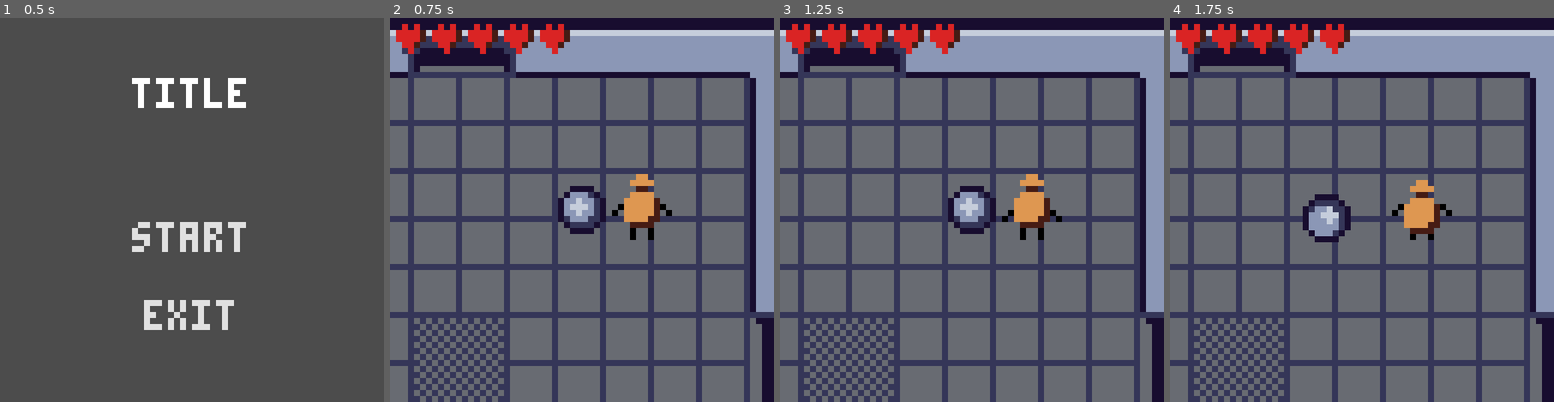
Above: before the commit, frames 1-4 (left to right).
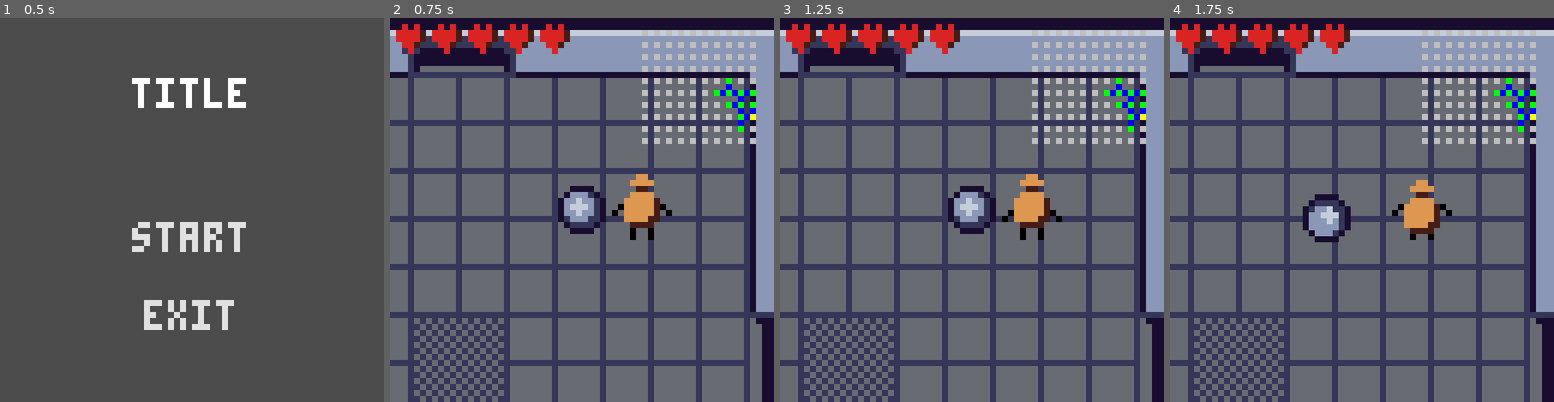
Above: after the commit, the same moments.

Repository: svntax/LowRezJam2020
Game: Godot game, scene res://Main.tscn
Two runs of this game, one before a commit and one after it. Both use one fixed random seed, a clock stepped at 60 frames per second and the inputs below.
Inputs (mouse positions are in pixels of both pictures, inside the frame that each line leads up to):
- Up to frame 1 (0.5 s): no input
- Up to frame 2 (0.75 s): click "START" at 0.5 s
- Up to frame 3 (1.25 s): no input
- Up to frame 4 (1.75 s): move the mouse to (1446, 190) at 1.27 s; click (1446, 190) at 1.35 s

Frame 1 is identical in both runs. In frame 2, 2.7% of the frame differs, in the area x 65-96%, y 3-33%; in frame 3, 2.7%; in frame 4, 2.7%.

Commit message:
Finished base dungeon generation. Added pause menu and debug minimap.

Diff:
--- a/Gameplay.gd
+++ b/Gameplay.gd
@@ -1,10 +1,21 @@
 extends Node2D
 
+const ROOM_TILES_SIZE = 16 # In tiles
+const ROOM_SIZE = ROOM_TILES_SIZE * 8
+
 onready var dungeon = null
+onready var minimap = $UILayer/Minimap
+onready var pause_menu = $UILayer/PauseMenu
+onready var player = $Player
 
 func _ready():
 	generate_dungeon()
-	print(dungeon.root.get_cell_position())
+	minimap.set_dungeon_reference(dungeon)
+
+func _process(_delta):
+	if Input.is_action_just_pressed("ui_cancel"):
+		pause_menu.show()
+		get_tree().paused = true
 
 # Dungeons are limited to a 10x10 cell size
 func generate_dungeon():
@@ -14,6 +25,11 @@
 	var starting_room = Vector2(randi() % dungeon_width, randi() % dungeon_height)
 	dungeon = GridTree.new(dungeon_width, dungeon_height)
 	var start = dungeon.add_starting_room(starting_room.x, starting_room.y)
+	var spawn_pos = start.get_cell_position() * ROOM_SIZE + Vector2(ROOM_SIZE / 2, ROOM_SIZE / 2)
+	#player.global_position = spawn_pos
 	# Recursively generate adjacent rooms starting at the root
-	var num_rooms = int(rand_range(6, 10))
+	var num_rooms = int(rand_range(8, 12))
 	dungeon.generate_rooms(num_rooms)
+
+func get_dungeon():
+	return dungeon
--- a/Gameplay.tscn
+++ b/Gameplay.tscn
@@ -6,6 +6,8 @@
 [ext_resource path="res://Player/heart_empty.png" type="Texture" id=4]
 [ext_resource path="res://Gameplay.gd" type="Script" id=5]
 [ext_resource path="res://LevelGeneration/Rooms/TestRoom.tscn" type="PackedScene" id=6]
+[ext_resource path="res://Minimap.gd" type="Script" id=7]
+[ext_resource path="res://Menus/PauseMenu.tscn" type="PackedScene" id=8]
 
 [node name="Gameplay" type="Node2D"]
 script = ExtResource( 5 )
@@ -18,9 +20,9 @@
 [node name="Player" parent="." instance=ExtResource( 1 )]
 position = Vector2( 84, 38 )
 
-[node name="CanvasLayer" type="CanvasLayer" parent="."]
+[node name="UILayer" type="CanvasLayer" parent="."]
 
-[node name="HpUI" type="Control" parent="CanvasLayer"]
+[node name="HpUI" type="Control" parent="UILayer"]
 margin_left = 1.0
 margin_top = 1.0
 margin_right = 30.0
@@ -32,7 +34,7 @@
 "_edit_use_anchors_": false
 }
 
-[node name="HeartsBack" type="HBoxContainer" parent="CanvasLayer/HpUI"]
+[node name="HeartsBack" type="HBoxContainer" parent="UILayer/HpUI"]
 margin_right = 29.0
 margin_bottom = 5.0
 custom_constants/separation = 1
@@ -41,36 +43,36 @@
 "_edit_use_anchors_": false
 }
 
-[node name="Heart1" type="TextureRect" parent="CanvasLayer/HpUI/HeartsBack"]
+[node name="Heart1" type="TextureRect" parent="UILayer/HpUI/HeartsBack"]
 margin_right = 5.0
 margin_bottom = 5.0
 texture = ExtResource( 4 )
 
-[node name="Heart2" type="TextureRect" parent="CanvasLayer/HpUI/HeartsBack"]
+[node name="Heart2" type="TextureRect" parent="UILayer/HpUI/HeartsBack"]
 margin_left = 6.0
 margin_right = 11.0
 margin_bottom = 5.0
 texture = ExtResource( 4 )
 
-[node name="Heart3" type="TextureRect" parent="CanvasLayer/HpUI/HeartsBack"]
+[node name="Heart3" type="TextureRect" parent="UILayer/HpUI/HeartsBack"]
 margin_left = 12.0
 margin_right = 17.0
 margin_bottom = 5.0
 texture = ExtResource( 4 )
 
-[node name="Heart4" type="TextureRect" parent="CanvasLayer/HpUI/HeartsBack"]
+[node name="Heart4" type="TextureRect" parent="UILayer/HpUI/HeartsBack"]
 margin_left = 18.0
 margin_right = 23.0
 margin_bottom = 5.0
 texture = ExtResource( 4 )
 
-[node name="Heart5" type="TextureRect" parent="CanvasLayer/HpUI/HeartsBack"]
+[node name="Heart5" type="TextureRect" parent="UILayer/HpUI/HeartsBack"]
 margin_left = 24.0
 margin_right = 29.0
 margin_bottom = 5.0
 texture = ExtResource( 4 )
 
-[node name="HeartsFront" type="HBoxContainer" parent="CanvasLayer/HpUI"]
+[node name="HeartsFront" type="HBoxContainer" parent="UILayer/HpUI"]
 margin_right = 29.0
 margin_bottom = 5.0
 custom_constants/separation = 1
@@ -79,32 +81,38 @@
 "_edit_use_anchors_": false
 }
 
-[node name="Heart1" type="TextureRect" parent="CanvasLayer/HpUI/HeartsFront"]
+[node name="Heart1" type="TextureRect" parent="UILayer/HpUI/HeartsFront"]
 margin_right = 5.0
 margin_bottom = 5.0
 texture = ExtResource( 2 )
 
-[node name="Heart2" type="TextureRect" parent="CanvasLayer/HpUI/HeartsFront"]
+[node name="Heart2" type="TextureRect" parent="UILayer/HpUI/HeartsFront"]
 margin_left = 6.0
 margin_right = 11.0
 margin_bottom = 5.0
 texture = ExtResource( 2 )
 
-[node name="Heart3" type="TextureRect" parent="CanvasLayer/HpUI/HeartsFront"]
+[node name="Heart3" type="TextureRect" parent="UILayer/HpUI/HeartsFront"]
 margin_left = 12.0
 margin_right = 17.0
 margin_bottom = 5.0
 texture = ExtResource( 2 )
 
-[node name="Heart4" type="TextureRect" parent="CanvasLayer/HpUI/HeartsFront"]
+[node name="Heart4" type="TextureRect" parent="UILayer/HpUI/HeartsFront"]
 margin_left = 18.0
 margin_right = 23.0
 margin_bottom = 5.0
 texture = ExtResource( 2 )
 
-[node name="Heart5" type="TextureRect" parent="CanvasLayer/HpUI/HeartsFront"]
+[node name="Heart5" type="TextureRect" parent="UILayer/HpUI/HeartsFront"]
 margin_left = 24.0
 margin_right = 29.0
 margin_bottom = 5.0
 texture = ExtResource( 2 )
-[connection signal="hp_changed" from="Player" to="CanvasLayer/HpUI" method="_on_Player_hp_changed"]
+
+[node name="Minimap" type="Node2D" parent="UILayer"]
+script = ExtResource( 7 )
+
+[node name="PauseMenu" parent="UILayer" instance=ExtResource( 8 )]
+visible = false
+[connection signal="hp_changed" from="Player" to="UILayer/HpUI" method="_on_Player_hp_changed"]
--- /dev/null
+++ b/Globals.gd
@@ -0,0 +1,3 @@
+extends Node
+
+const DIRECTIONS = [Vector2.UP, Vector2.DOWN, Vector2.LEFT, Vector2.RIGHT]
--- a/LevelGeneration/GridCell.gd
+++ b/LevelGeneration/GridCell.gd
@@ -19,15 +19,6 @@
 
 func has_empty_neighbor() -> bool:
 	return child_up == null or child_down == null or child_left == null or child_right == null
-
-func get_random_empty_neighbor():
-	var empty_neighbors = []
-	if child_up == null: empty_neighbors.append(child_up)
-	if child_down == null: empty_neighbors.append(child_down)
-	if child_left == null: empty_neighbors.append(child_left)
-	if child_right == null: empty_neighbors.append(child_right)
-	var i = randi() % empty_neighbors.size()
-	var neighbor = empty_neighbors[i]
 
 func add_child_towards(new_child, dir: Vector2):
 	if new_child == parent:
--- a/LevelGeneration/GridTree.gd
+++ b/LevelGeneration/GridTree.gd
@@ -3,12 +3,12 @@
 
 # Tree data structure for the dungeon using a grid of cells.
 
-const DIRECTIONS = [Vector2.UP, Vector2.DOWN, Vector2.LEFT, Vector2.RIGHT]
-
 var grid : Array
 var root
 var width
 var height
+var room_count = 0
+var room_limit = 10 # Default
 
 func _init(w: int, h: int):
 	width = w
@@ -16,7 +16,7 @@
 	grid = []
 	for x in range(width):
 		grid.append([])
-		for y in range(height):
+		for _y in range(height):
 			grid[x].append(null)
 
 func add_starting_room(x: int, y: int):
@@ -25,8 +25,17 @@
 	return root
 
 func generate_rooms(num_rooms: int):
-	var count = 0
-	# TODO: algorithm
+	room_limit = num_rooms
+	generate_neighbors(root)
+
+func generate_neighbors(current_room):
+	if room_count >= room_limit:
+		return
+
+	var neighbor1 = add_random_neighbor(current_room)
+	var neighbor2 = add_random_neighbor(current_room)
+	generate_neighbors(neighbor1)
+	generate_neighbors(neighbor2)
 
 # Adds a new cell at a random direction if possible.
 # Returns the newly created cell or null if failed.
@@ -39,7 +48,7 @@
 	dir_indexes.shuffle()
 	for i in range(dir_indexes.size()):
 		dir = dir_indexes[i]
-		target_pos = current_pos + DIRECTIONS[dir]
+		target_pos = current_pos + Globals.DIRECTIONS[dir]
 		if not valid_cell_pos(target_pos):
 			continue
 		if grid[target_pos.x][target_pos.y] == null:
@@ -50,7 +59,8 @@
 		var new_cell = GridCell.new(target_pos.x, target_pos.y)
 		grid[target_pos.x][target_pos.y] = new_cell
 		new_cell.set_parent(current_cell)
-		current_cell.set_child_from_direction(new_cell, dir)
+		current_cell.add_child_towards(new_cell, Globals.DIRECTIONS[dir])
+		room_count += 1
 		return new_cell
 	else:
 		return null
--- /dev/null
+++ b/Menus/PauseMenu.gd
@@ -0,0 +1,9 @@
+extends Control
+
+func _on_Resume_pressed():
+	get_tree().paused = false
+	hide()
+
+func _on_Exit_pressed():
+	get_tree().paused = false
+	get_tree().change_scene("res://Main.tscn")
--- /dev/null
+++ b/Menus/PauseMenu.tscn
@@ -0,0 +1,90 @@
+[gd_scene load_steps=6 format=2]
+
+[ext_resource path="res://PICO-8_Font.tres" type="DynamicFont" id=1]
+[ext_resource path="res://Menus/PauseMenu.gd" type="Script" id=2]
+
+[sub_resource type="StyleBoxFlat" id=1]
+bg_color = Color( 0.6, 0.6, 0.6, 0 )
+border_width_left = 1
+border_width_top = 1
+border_width_right = 1
+border_width_bottom = 1
+anti_aliasing = false
+
+[sub_resource type="StyleBoxEmpty" id=2]
+
+[sub_resource type="StyleBoxEmpty" id=3]
+
+[node name="PauseMenu" type="Control"]
+pause_mode = 2
+anchor_right = 1.0
+anchor_bottom = 1.0
+script = ExtResource( 2 )
+__meta__ = {
+"_edit_use_anchors_": false
+}
+
+[node name="Border" type="ColorRect" parent="."]
+margin_left = 6.0
+margin_top = 6.0
+margin_right = 58.0
+margin_bottom = 58.0
+mouse_filter = 2
+color = Color( 0.0941176, 0.0509804, 0.184314, 1 )
+__meta__ = {
+"_edit_use_anchors_": false
+}
+
+[node name="Bg" type="ColorRect" parent="."]
+margin_left = 8.0
+margin_top = 8.0
+margin_right = 56.0
+margin_bottom = 56.0
+mouse_filter = 2
+color = Color( 0.207843, 0.211765, 0.345098, 1 )
+__meta__ = {
+"_edit_use_anchors_": false
+}
+
+[node name="Pause" type="Label" parent="."]
+margin_left = 20.0
+margin_top = 14.0
+margin_right = 44.0
+margin_bottom = 20.0
+custom_fonts/font = ExtResource( 1 )
+text = "PAUSED"
+__meta__ = {
+"_edit_use_anchors_": false
+}
+
+[node name="Resume" type="Button" parent="."]
+margin_left = 16.0
+margin_top = 29.0
+margin_right = 48.0
+margin_bottom = 38.0
+custom_styles/hover = SubResource( 1 )
+custom_styles/pressed = SubResource( 1 )
+custom_styles/focus = SubResource( 2 )
+custom_styles/normal = SubResource( 3 )
+custom_fonts/font = ExtResource( 1 )
+text = "Resume"
+__meta__ = {
+"_edit_use_anchors_": false
+}
+
+[node name="Exit" type="Button" parent="."]
+margin_left = 16.0
+margin_top = 42.0
+margin_right = 48.0
+margin_bottom = 51.0
+custom_styles/hover = SubResource( 1 )
+custom_styles/pressed = SubResource( 1 )
+custom_styles/focus = SubResource( 2 )
+custom_styles/normal = SubResource( 3 )
+custom_fonts/font = ExtResource( 1 )
+text = "Exit"
+__meta__ = {
+"_edit_use_anchors_": false
+}
+[connection signal="pressed" from="Resume" to="." method="_on_Resume_pressed"]
+[connection signal="pressed" from="Exit" to="." method="_on_Exit_pressed"]
--- /dev/null
+++ b/Minimap.gd
@@ -0,0 +1,31 @@
+extends Node2D
+
+onready var dungeon
+onready var map_offset = Vector2(42, 2)
+onready var cell_size = Vector2(1, 1)
+
+func set_dungeon_reference(ref):
+	dungeon = ref
+
+func _draw():
+	if dungeon == null:
+		return
+
+	for x in range(10):
+		for y in range(10):
+			var pos = map_offset + Vector2(x*2, y*2)
+			var cell = dungeon.grid[x][y]
+			if cell != null:
+				if cell == dungeon.root:
+					draw_rect(Rect2(pos, cell_size), Color.yellow)
+				else:
+					draw_rect(Rect2(pos, cell_size), Color.green)
+				var cell_parent = cell.get_parent()
+				if cell_parent != null:
+					var dir = cell.get_parent().get_cell_position() - cell.get_cell_position()
+					draw_rect(Rect2(pos + dir, cell_size), Color.blue)
+			else:
+				draw_rect(Rect2(pos, cell_size), Color.gray)
+
+func _process(_delta):
+	update()
--- a/project.godot
+++ b/project.godot
@@ -29,6 +29,10 @@
 config/name="LowRezJam2020"
 run/main_scene="res://Main.tscn"
 config/icon="res://icon.png"
+
+[autoload]
+
+Globals="*res://Globals.gd"
 
 [display]
 
Not shown: 1 places in Gameplay.tscn that only renumber resources
